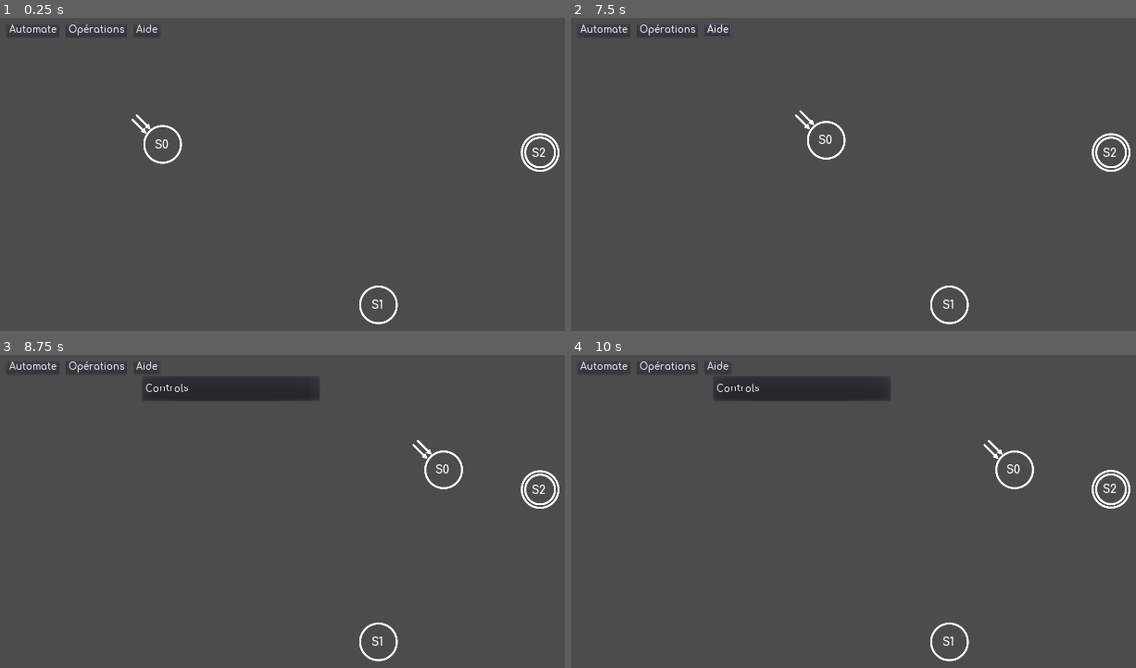
Above: before the commit, frames 1-4 (two rows, left to right).
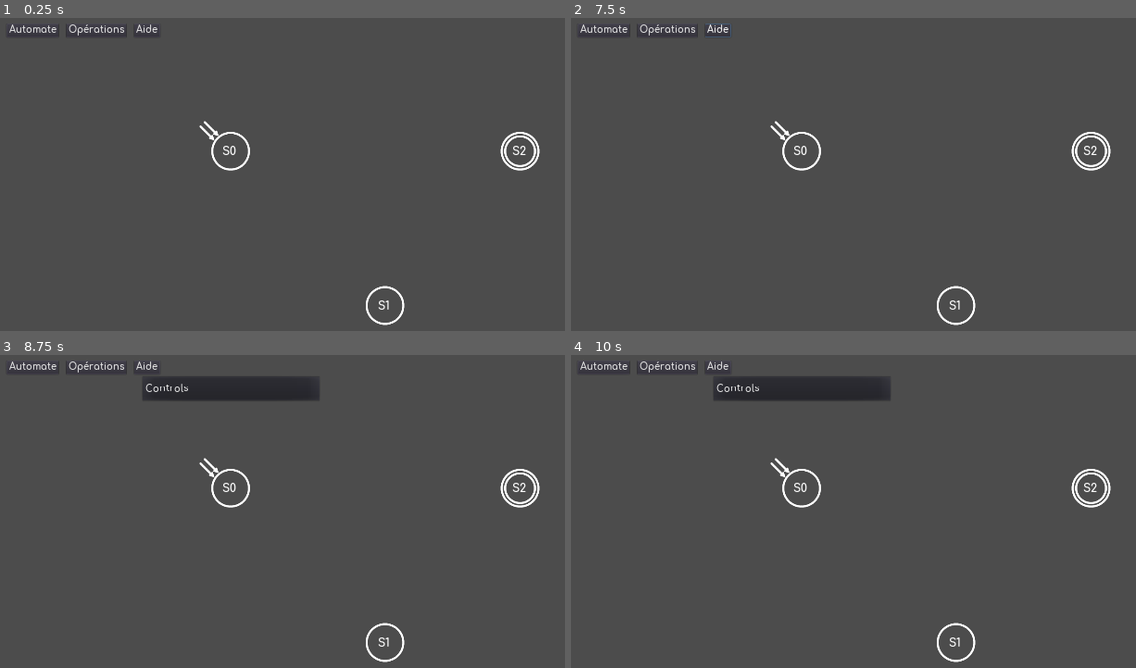
Above: after the commit, the same moments.

Repository: RedaMorsli/Automates
Game: Godot game, scene res://src/activities/EditAutomate.tscn
Two runs of this game, one before a commit and one after it. Both use one fixed random seed, a clock stepped at 60 frames per second and the inputs below.
Inputs (mouse positions are in pixels of both pictures, inside the frame that each line leads up to):
- Up to frame 1 (0.25 s): no input
- Up to frame 2 (7.5 s): click "Automate" at 0.5 s; click "Opérations" at 1.25 s; click "Aide" at 2 s; click "Automate" at 2.75 s; click "Opérations" at 3.5 s; click "Aide" at 4.25 s; click "Automate" at 5 s; click "Opérations" at 5.75 s; click "Aide" at 6.5 s; tap Enter at 7.25 s; drag from (734, 143) to (1017, 133) at 7.27 s
- Up to frame 3 (8.75 s): tap Space at 8 s; drag from (378, 642) to (333, 646) at 8.02 s
- Up to frame 4 (10 s): tap Enter at 8.75 s; move the mouse to (1113, 489) at 8.77 s; press the mouse at (1113, 489) at 8.78 s; release the mouse at (1113, 489) at 9.5 s; tap Space at 9.5 s; drag from (904, 646) to (717, 498) at 9.52 s

The runs differ from the first frame. In frame 1, 1.5% of the frame differs, in the area x 23-100%, y 30-99%; in frame 2, 1.5%; in frame 3, 1.5%; in frame 4, 1.5%, in the area x 35-100%, y 26-99%.

Commit message:
Reorgenize the positions

Diff:
--- a/src/activities/EditAutomate.tscn
+++ b/src/activities/EditAutomate.tscn
@@ -23,247 +23,328 @@
 [node name="PosEtats" type="Node2D" parent="Automate/Positions"]
 
 [node name="0" type="Position2D" parent="Automate/Positions/PosEtats"]
-position = Vector2( 156.854, 536.401 )
+position = Vector2( 150, 450 )
 
 [node name="1" type="Position2D" parent="Automate/Positions/PosEtats"]
-position = Vector2( 1793.43, 506.409 )
+position = Vector2( 1050, 150 )
 
 [node name="2" type="Position2D" parent="Automate/Positions/PosEtats"]
-position = Vector2( 1008.88, 152.42 )
+position = Vector2( 1800, 450 )
 
 [node name="3" type="Position2D" parent="Automate/Positions/PosEtats"]
-position = Vector2( 1024.79, 999.904 )
+position = Vector2( 950, 1000 )
 
 [node name="4" type="Position2D" parent="Automate/Positions/PosEtats"]
-position = Vector2( 284.09, 193.317 )
+position = Vector2( 150, 150 )
 
 [node name="5" type="Position2D" parent="Automate/Positions/PosEtats"]
-position = Vector2( 1722.31, 168.324 )
+position = Vector2( 1500, 150 )
 
 [node name="6" type="Position2D" parent="Automate/Positions/PosEtats"]
-position = Vector2( 313.627, 974.911 )
+position = Vector2( 150, 750 )
 
 [node name="7" type="Position2D" parent="Automate/Positions/PosEtats"]
-position = Vector2( 1704.14, 931.742 )
+position = Vector2( 1400, 1000 )
 
 [node name="8" type="Position2D" parent="Automate/Positions/PosEtats"]
-position = Vector2( 747.594, 154.692 )
+position = Vector2( 900, 150 )
 
 [node name="9" type="Position2D" parent="Automate/Positions/PosEtats"]
-position = Vector2( 1251.99, 145.604 )
+position = Vector2( 1200, 150 )
 
 [node name="10" type="Position2D" parent="Automate/Positions/PosEtats"]
-position = Vector2( 1774.57, 356.907 )
+position = Vector2( 1800, 300 )
 
 [node name="11" type="Position2D" parent="Automate/Positions/PosEtats"]
-position = Vector2( 1779.68, 680.337 )
+position = Vector2( 1800, 600 )
 
 [node name="12" type="Position2D" parent="Automate/Positions/PosEtats"]
-position = Vector2( 1495.11, 977.183 )
+position = Vector2( 1250, 1000 )
 
 [node name="13" type="Position2D" parent="Automate/Positions/PosEtats"]
-position = Vector2( 565.828, 999.904 )
+position = Vector2( 150, 900 )
 
 [node name="14" type="Position2D" parent="Automate/Positions/PosEtats"]
-position = Vector2( 197.752, 768.152 )
+position = Vector2( 150, 600 )
 
 [node name="15" type="Position2D" parent="Automate/Positions/PosEtats"]
-position = Vector2( 143.222, 320.554 )
+position = Vector2( 150, 300 )
 
 [node name="16" type="Position2D" parent="Automate/Positions/PosEtats"]
-position = Vector2( 788.491, 995.36 )
+position = Vector2( 800, 1000 )
 
 [node name="17" type="Position2D" parent="Automate/Positions/PosEtats"]
-position = Vector2( 1504.19, 147.876 )
+position = Vector2( 1350, 150 )
 
 [node name="18" type="Position2D" parent="Automate/Positions/PosEtats"]
-position = Vector2( 1267.56, 993.883 )
+position = Vector2( 1100, 1000 )
 
 [node name="19" type="Position2D" parent="Automate/Positions/PosEtats"]
-position = Vector2( 493.121, 161.508 )
+position = Vector2( 750, 150 )
+
+[node name="20" type="Position2D" parent="Automate/Positions/PosEtats"]
+position = Vector2( 1650, 150 )
+
+[node name="21" type="Position2D" parent="Automate/Positions/PosEtats"]
+position = Vector2( 1800, 750 )
+
+[node name="22" type="Position2D" parent="Automate/Positions/PosEtats"]
+position = Vector2( 650, 1000 )
+
+[node name="23" type="Position2D" parent="Automate/Positions/PosEtats"]
+position = Vector2( 500, 1000 )
+
+[node name="24" type="Position2D" parent="Automate/Positions/PosEtats"]
+position = Vector2( 600, 150 )
+
+[node name="25" type="Position2D" parent="Automate/Positions/PosEtats"]
+position = Vector2( 1550, 1000 )
+
+[node name="26" type="Position2D" parent="Automate/Positions/PosEtats"]
+position = Vector2( 450, 150 )
+
+[node name="27" type="Position2D" parent="Automate/Positions/PosEtats"]
+position = Vector2( 1800, 900 )
+
+[node name="28" type="Position2D" parent="Automate/Positions/PosEtats"]
+position = Vector2( 350, 1000 )
+
+[node name="29" type="Position2D" parent="Automate/Positions/PosEtats"]
+position = Vector2( 1800, 150 )
+
+[node name="30" type="Position2D" parent="Automate/Positions/PosEtats"]
+position = Vector2( 1700, 1000 )
+
+[node name="31" type="Position2D" parent="Automate/Positions/PosEtats"]
+position = Vector2( 300, 150 )
 
 [node name="PosInstructions" type="Node2D" parent="Automate/Positions"]
 
 [node name="0" type="Position2D" parent="Automate/Positions/PosInstructions"]
-position = Vector2( 434.081, 548.126 )
+position = Vector2( 450, 450 )
 
 [node name="1" type="Position2D" parent="Automate/Positions/PosInstructions"]
-position = Vector2( 990.74, 536.766 )
+position = Vector2( 900, 250 )
 
 [node name="2" type="Position2D" parent="Automate/Positions/PosInstructions"]
-position = Vector2( 1522.4, 541.31 )
+position = Vector2( 1650, 350 )
 
 [node name="3" type="Position2D" parent="Automate/Positions/PosInstructions"]
-position = Vector2( 468.162, 318.647 )
+position = Vector2( 450, 250 )
 
 [node name="4" type="Position2D" parent="Automate/Positions/PosInstructions"]
-position = Vector2( 1417.89, 311.831 )
+position = Vector2( 1500, 250 )
 
 [node name="5" type="Position2D" parent="Automate/Positions/PosInstructions"]
-position = Vector2( 983.923, 311.831 )
+position = Vector2( 1050, 250 )
 
 [node name="6" type="Position2D" parent="Automate/Positions/PosInstructions"]
-position = Vector2( 504.515, 841.224 )
+position = Vector2( 900, 650 )
 
 [node name="7" type="Position2D" parent="Automate/Positions/PosInstructions"]
-position = Vector2( 1424.71, 823.048 )
+position = Vector2( 1650, 850 )
 
 [node name="8" type="Position2D" parent="Automate/Positions/PosInstructions"]
-position = Vector2( 993.012, 823.048 )
+position = Vector2( 1200, 750 )
 
 [node name="9" type="Position2D" parent="Automate/Positions/PosInstructions"]
-position = Vector2( 350.015, 423.162 )
+position = Vector2( 300, 350 )
 
 [node name="10" type="Position2D" parent="Automate/Positions/PosInstructions"]
-position = Vector2( 1574.66, 436.795 )
+position = Vector2( 1500, 350 )
 
 [node name="11" type="Position2D" parent="Automate/Positions/PosInstructions"]
-position = Vector2( 1074.81, 420.89 )
+position = Vector2( 1050, 350 )
 
 [node name="12" type="Position2D" parent="Automate/Positions/PosInstructions"]
-position = Vector2( 870.32, 418.618 )
+position = Vector2( 750, 350 )
 
 [node name="13" type="Position2D" parent="Automate/Positions/PosInstructions"]
-position = Vector2( 354.559, 718.532 )
+position = Vector2( 300, 550 )
 
 [node name="14" type="Position2D" parent="Automate/Positions/PosInstructions"]
-position = Vector2( 1561.03, 723.076 )
+position = Vector2( 1650, 650 )
 
 [node name="15" type="Position2D" parent="Automate/Positions/PosInstructions"]
-position = Vector2( 877.136, 702.628 )
+position = Vector2( 1050, 550 )
 
 [node name="16" type="Position2D" parent="Automate/Positions/PosInstructions"]
-position = Vector2( 1081.62, 707.172 )
+position = Vector2( 1350, 750 )
 
 [node name="17" type="Position2D" parent="Automate/Positions/PosInstructions"]
-position = Vector2( 545.413, 429.979 )
+position = Vector2( 450, 350 )
 
 [node name="18" type="Position2D" parent="Automate/Positions/PosInstructions"]
-position = Vector2( 1345.18, 436.795 )
+position = Vector2( 1200, 350 )
 
 [node name="19" type="Position2D" parent="Automate/Positions/PosInstructions"]
-position = Vector2( 565.862, 707.172 )
+position = Vector2( 450, 550 )
 
 [node name="20" type="Position2D" parent="Automate/Positions/PosInstructions"]
-position = Vector2( 1417.89, 693.539 )
+position = Vector2( 1650, 750 )
 
 [node name="21" type="Position2D" parent="Automate/Positions/PosInstructions"]
-position = Vector2( 615.847, 595.84 )
+position = Vector2( 750, 450 )
 
 [node name="22" type="Position2D" parent="Automate/Positions/PosInstructions"]
-position = Vector2( 1320.19, 591.296 )
+position = Vector2( 1500, 450 )
 
 [node name="23" type="Position2D" parent="Automate/Positions/PosInstructions"]
-position = Vector2( 663.561, 341.368 )
+position = Vector2( 600, 250 )
 
 [node name="24" type="Position2D" parent="Automate/Positions/PosInstructions"]
-position = Vector2( 1254.3, 350.456 )
+position = Vector2( 1350, 250 )
 
 [node name="25" type="Position2D" parent="Automate/Positions/PosInstructions"]
-position = Vector2( 672.649, 838.952 )
+position = Vector2( 750, 550 )
 
 [node name="26" type="Position2D" parent="Automate/Positions/PosInstructions"]
-position = Vector2( 1274.75, 838.952 )
+position = Vector2( 1500, 850 )
 
 [node name="27" type="Position2D" parent="Automate/Positions/PosInstructions"]
-position = Vector2( 724.907, 504.957 )
+position = Vector2( 1050, 450 )
 
 [node name="28" type="Position2D" parent="Automate/Positions/PosInstructions"]
-position = Vector2( 1215.67, 498.141 )
+position = Vector2( 1500, 550 )
 
 [node name="29" type="Position2D" parent="Automate/Positions/PosInstructions"]
-position = Vector2( 777.164, 609.472 )
+position = Vector2( 900, 450 )
 
 [node name="30" type="Position2D" parent="Automate/Positions/PosInstructions"]
-position = Vector2( 1206.59, 604.928 )
+position = Vector2( 1350, 450 )
 
 [node name="31" type="Position2D" parent="Automate/Positions/PosInstructions"]
-position = Vector2( 724.907, 723.076 )
+position = Vector2( 600, 550 )
 
 [node name="32" type="Position2D" parent="Automate/Positions/PosInstructions"]
-position = Vector2( 1295.2, 716.26 )
+position = Vector2( 1500, 650 )
 
 [node name="33" type="Position2D" parent="Automate/Positions/PosInstructions"]
-position = Vector2( 815.789, 316.375 )
+position = Vector2( 750, 250 )
 
 [node name="34" type="Position2D" parent="Automate/Positions/PosInstructions"]
-position = Vector2( 1149.78, 305.014 )
+position = Vector2( 1200, 250 )
 
 [node name="35" type="Position2D" parent="Automate/Positions/PosInstructions"]
-position = Vector2( 820.334, 832.136 )
+position = Vector2( 900, 550 )
 
 [node name="36" type="Position2D" parent="Automate/Positions/PosInstructions"]
-position = Vector2( 1149.78, 818.503 )
+position = Vector2( 1350, 850 )
 
 [node name="37" type="Position2D" parent="Automate/Positions/PosInstructions"]
-position = Vector2( 899.856, 911.658 )
+position = Vector2( 1050, 650 )
 
 [node name="38" type="Position2D" parent="Automate/Positions/PosInstructions"]
-position = Vector2( 1095.25, 911.658 )
+position = Vector2( 1200, 850 )
 
 [node name="39" type="Position2D" parent="Automate/Positions/PosInstructions"]
-position = Vector2( 886.224, 595.84 )
+position = Vector2( 1200, 550 )
 
 [node name="40" type="Position2D" parent="Automate/Positions/PosInstructions"]
-position = Vector2( 1092.98, 600.384 )
+position = Vector2( 1350, 650 )
 
 [node name="41" type="Position2D" parent="Automate/Positions/PosInstructions"]
-position = Vector2( 868.047, 498.141 )
+position = Vector2( 1200, 450 )
 
 [node name="42" type="Position2D" parent="Automate/Positions/PosInstructions"]
-position = Vector2( 1090.71, 504.957 )
+position = Vector2( 1350, 550 )
 
 [node name="43" type="Position2D" parent="Automate/Positions/PosInstructions"]
-position = Vector2( 983.923, 409.53 )
+position = Vector2( 900, 350 )
 
 [node name="44" type="Position2D" parent="Automate/Positions/PosInstructions"]
-position = Vector2( 981.651, 661.73 )
+position = Vector2( 1200, 650 )
 
 [node name="45" type="Position2D" parent="Automate/Positions/PosInstructions"]
-position = Vector2( 470.434, 652.642 )
+position = Vector2( 600, 450 )
 
 [node name="46" type="Position2D" parent="Automate/Positions/PosInstructions"]
-position = Vector2( 1651.91, 639.009 )
+position = Vector2( 1650, 550 )
 
 [node name="47" type="Position2D" parent="Automate/Positions/PosInstructions"]
-position = Vector2( 1622.38, 302.742 )
+position = Vector2( 1650, 250 )
 
 [node name="48" type="Position2D" parent="Automate/Positions/PosInstructions"]
-position = Vector2( 311.389, 318.647 )
+position = Vector2( 300, 250 )
 
 [node name="49" type="Position2D" parent="Automate/Positions/PosInstructions"]
-position = Vector2( 740.811, 414.074 )
+position = Vector2( 600, 350 )
 
 [node name="50" type="Position2D" parent="Automate/Positions/PosInstructions"]
-position = Vector2( 1483.78, 389.081 )
+position = Vector2( 1350, 350 )
 
 [node name="51" type="Position2D" parent="Automate/Positions/PosInstructions"]
-position = Vector2( 1415.62, 532.222 )
+position = Vector2( 1650, 450 )
 
 [node name="52" type="Position2D" parent="Automate/Positions/PosInstructions"]
-position = Vector2( 309.117, 598.112 )
+position = Vector2( 300, 450 )
 
 [node name="53" type="Position2D" parent="Automate/Positions/PosInstructions"]
-position = Vector2( 365.918, 868.489 )
+position = Vector2( 750, 650 )
 
 [node name="54" type="Position2D" parent="Automate/Positions/PosInstructions"]
-position = Vector2( 1183.87, 713.988 )
+position = Vector2( 1500, 750 )
+
+[node name="55" type="Position2D" parent="Automate/Positions/PosInstructions"]
+position = Vector2( 1050, 750 )
+
+[node name="56" type="Position2D" parent="Automate/Positions/PosInstructions"]
+position = Vector2( 600, 650 )
+
+[node name="57" type="Position2D" parent="Automate/Positions/PosInstructions"]
+position = Vector2( 1050, 850 )
+
+[node name="58" type="Position2D" parent="Automate/Positions/PosInstructions"]
+position = Vector2( 450, 650 )
+
+[node name="59" type="Position2D" parent="Automate/Positions/PosInstructions"]
+position = Vector2( 900, 750 )
+
+[node name="60" type="Position2D" parent="Automate/Positions/PosInstructions"]
+position = Vector2( 300, 650 )
+
+[node name="61" type="Position2D" parent="Automate/Positions/PosInstructions"]
+position = Vector2( 300, 850 )
+
+[node name="62" type="Position2D" parent="Automate/Positions/PosInstructions"]
+position = Vector2( 300, 750 )
+
+[node name="63" type="Position2D" parent="Automate/Positions/PosInstructions"]
+position = Vector2( 450, 750 )
+
+[node name="64" type="Position2D" parent="Automate/Positions/PosInstructions"]
+position = Vector2( 450, 850 )
+
+[node name="65" type="Position2D" parent="Automate/Positions/PosInstructions"]
+position = Vector2( 600, 750 )
+
+[node name="66" type="Position2D" parent="Automate/Positions/PosInstructions"]
+position = Vector2( 600, 850 )
+
+[node name="67" type="Position2D" parent="Automate/Positions/PosInstructions"]
+position = Vector2( 750, 850 )
+
+[node name="68" type="Position2D" parent="Automate/Positions/PosInstructions"]
+position = Vector2( 750, 750 )
+
+[node name="69" type="Position2D" parent="Automate/Positions/PosInstructions"]
+position = Vector2( 900, 850 )
 
 [node name="Instructions" type="Node2D" parent="Automate"]
 
 [node name="Etats" type="Node2D" parent="Automate"]
 
 [node name="Etat" parent="Automate/Etats" instance=ExtResource( 1 )]
-position = Vector2( 423.731, 332.38 )
+position = Vector2( 600, 350 )
 nom = "S0"
 initial = true
 
 [node name="Etat2" parent="Automate/Etats" instance=ExtResource( 1 )]
-position = Vector2( 983.049, 748.347 )
+position = Vector2( 1000, 750 )
 nom = "S1"
 
 [node name="Etat3" parent="Automate/Etats" instance=ExtResource( 1 )]
-position = Vector2( 1401.92, 353.478 )
+position = Vector2( 1350, 350 )
 nom = "S2"
 final = true
 
@@ -617,10 +698,8 @@
 dialog_text = "Voulez vous déterminiser l'automate?"
 
 [node name="LireDialog" type="WindowDialog" parent="GUI"]
-visible = true
 margin_right = 696.0
 margin_bottom = 134.0
-popup_exclusive = true
 window_title = "Lire un mot"
 __meta__ = {
 "_edit_use_anchors_": false
